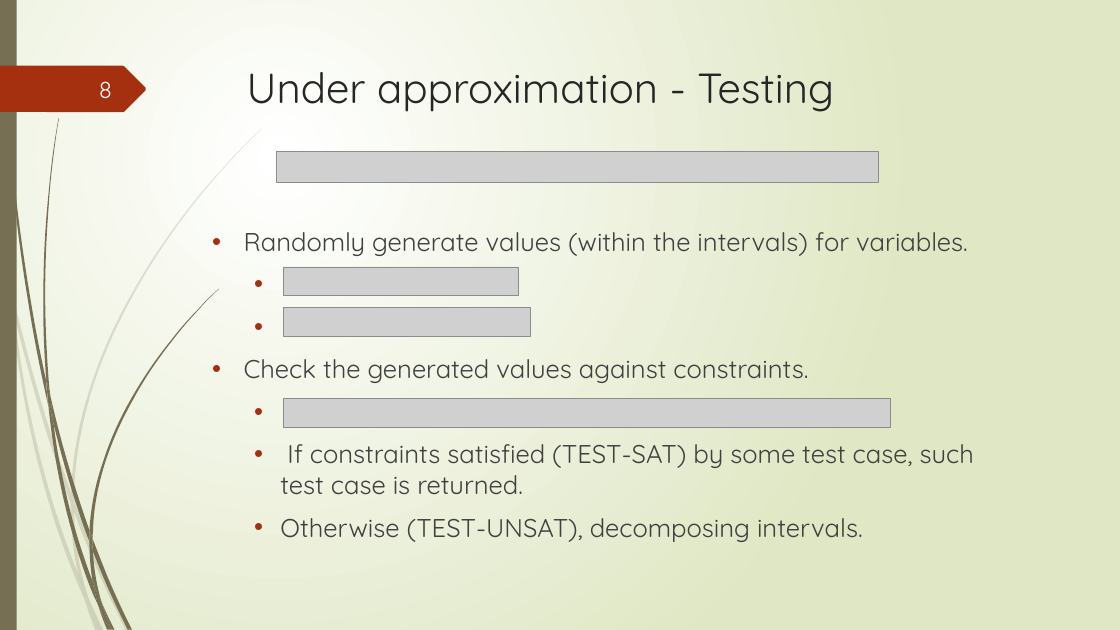
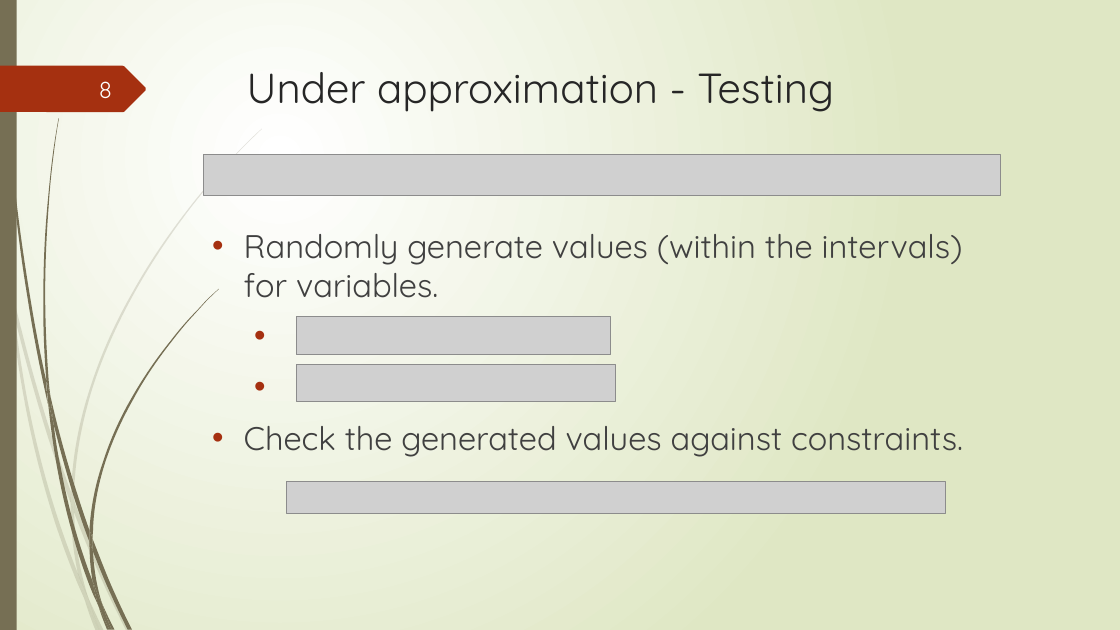
Before and after one commit to tungvx/raSAT, a slide deck: slide 8 of report/midterm.pptx. Drawn at 1120x630 pixels with LibreOffice and Linux fonts; fonts in the diff are those of the drawing; grey boxes stand for pictures. Boxes give left, top, right and bottom in pixels: in the first picture for what was removed or moved away, otherwise in the second. Text is boxed around its words. In the diff, an @@ line names an element or a change of style, - is before the commit and + after.

```diff
--- a/report/midterm.pptx
+++ b/report/midterm.pptx
@@ picture resized from (x1=277, y1=151, x2=879, y2=182) to (x1=204, y1=155, x2=1001, y2=196) @@
@@ text "Randomly generate values (within the ..." at (x1=244, y1=234, x2=963, y2=457): size 22 to 28 pt @@
@@ picture resized from (x1=283, y1=267, x2=518, y2=296) to (x1=297, y1=317, x2=612, y2=355) @@
@@ picture resized from (x1=283, y1=308, x2=531, y2=336) to (x1=297, y1=365, x2=616, y2=402) @@
@@ text at (x1=280, y1=444, x2=974, y2=542): paragraphs removed @@
-  • If constraints satisfied (TEST-SAT) by some test case, such test case is returned.
-  • Otherwise (TEST-UNSAT), decomposing intervals.
@@ picture resized from (x1=283, y1=399, x2=891, y2=429) to (x1=287, y1=482, x2=945, y2=514) @@
```
Also in this commit, not shown: 15 other slides changed, 4 slides added, 2 slides removed.
